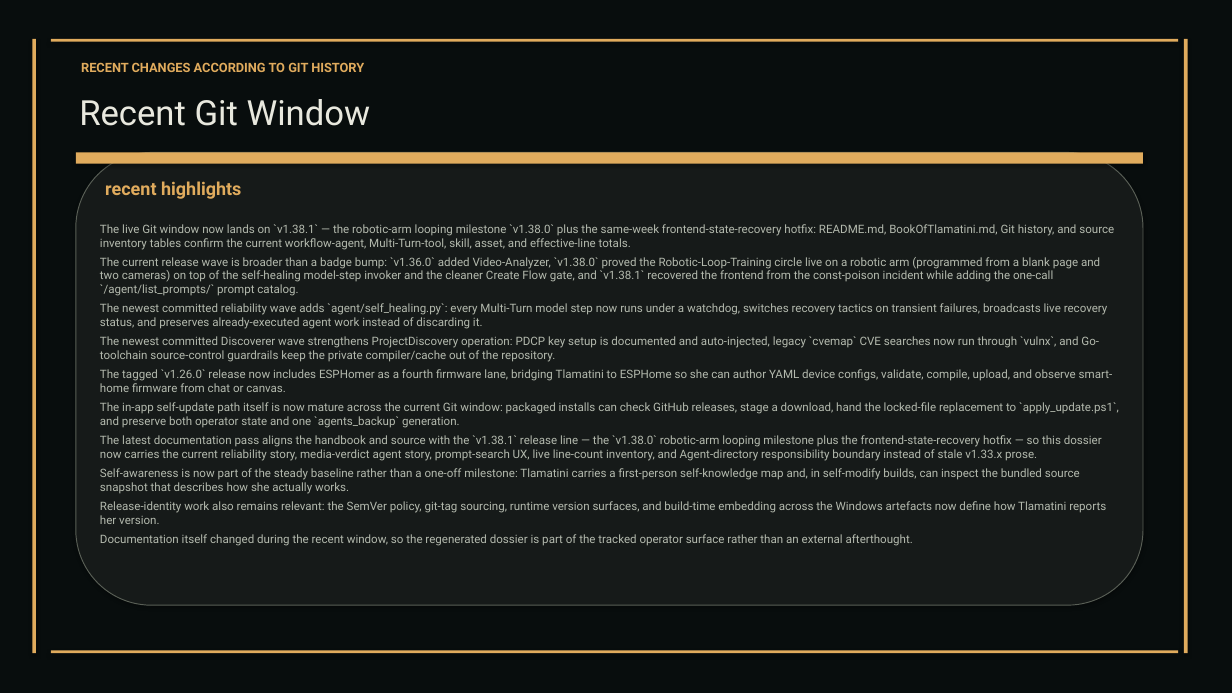
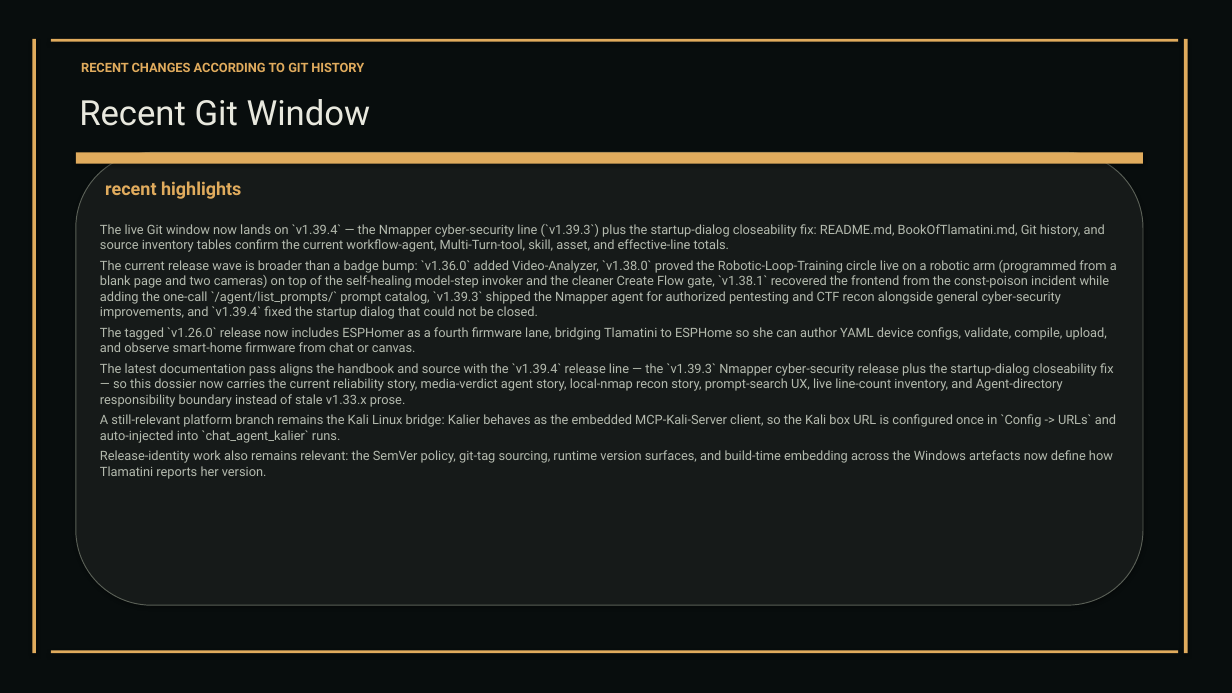
Before and after one commit to XAIHT/Tlamatini, a slide deck: slide 92 of Tlamatini_eXtended_Artificial_Intelligence_Humanly_Tempered.pptx (slide 87 before the commit). Drawn at 1232x693 pixels with LibreOffice and Linux fonts; fonts in the diff are those of the drawing. Boxes give left, top, right and bottom in pixels: in the first picture for what was removed or moved away, otherwise in the second. Text is boxed around its words. In the diff, an @@ line names an element or a change of style, - is before the commit and + after.

Commit message:
Updating visual documentation and soem sec tier-2 fixes, by angelahack1

```diff
--- a/Tlamatini_eXtended_Artificial_Intelligence_Humanly_Tempered.pptx
+++ b/Tlamatini_eXtended_Artificial_Intelligence_Humanly_Tempered.pptx
@@ text at (100, 224, 1117, 319): text changed; size 9 to 10 pt @@
-The live Git window now lands on `v1.38.1` — the robotic-arm looping milestone `v1.38.0` plus the same-week frontend-state-recovery hotfix: README.md, BookOfTlamatini.md, Git history, and source inventory tables confirm the current workflow-agent, Multi-Turn-tool, skill, asset, and effective-line totals.
-The current release wave is broader than a badge bump: `v1.36.0` added Video-Analyzer, `v1.38.0` proved the Robotic-Loop-Training circle live on a robotic arm (programmed from a blank page and two cameras) on top of the self-healing model-step invoker and the cleaner Create Flow gate, and `v1.38.1` recovered the frontend from the const-poison incident while adding the one-call `/agent/list_prompts/` prompt catalog.
-The newest committed reliability wave adds `agent/self_healing.py`: every Multi-Turn model step now runs under a watchdog, switches recovery tactics on transient failures, broadcasts live recovery status, and preserves already-executed agent work instead of discarding it.
-The newest committed Discoverer wave strengthens ProjectDiscovery operation: PDCP key setup is documented and auto-injected, legacy `cvemap` CVE searches now run through `vulnx`, and Go-toolchain source-control guardrails keep the private compiler/cache out of the repository.
+The live Git window now lands on `v1.39.4` — the Nmapper cyber-security line (`v1.39.3`) plus the startup-dialog closeability fix: README.md, BookOfTlamatini.md, Git history, and source inventory tables confirm the current workflow-agent, Multi-Turn-tool, skill, asset, and effective-line totals.
+The current release wave is broader than a badge bump: `v1.36.0` added Video-Analyzer, `v1.38.0` proved the Robotic-Loop-Training circle live on a robotic arm (programmed from a blank page and two cameras) on top of the self-healing model-step invoker and the cleaner Create Flow gate, `v1.38.1` recovered the frontend from the const-poison incident while adding the one-call `/agent/list_prompts/` prompt catalog, `v1.39.3` shipped the Nmapper agent for authorized pentesting and CTF recon alongside general cyber-security improvements, and `v1.39.4` fixed the startup dialog that could not be closed.
@@ text at (100, 327, 1113, 479): size 9 to 10 pt in "The tagged `v1.26.0` release now includes ESPHomer ...", "Release-identity work also remains relevant: the SemVer ..." @@
@@ text at (100, 363, 1116, 443): text changed; size 9 to 10 pt @@
-The in-app self-update path itself is now mature across the current Git window: packaged installs can check GitHub releases, stage a download, hand the locked-file replacement to `apply_update.ps1`, and preserve both operator state and one `agents_backup` generation.
-The latest documentation pass aligns the handbook and source with the `v1.38.1` release line — the `v1.38.0` robotic-arm looping milestone plus the frontend-state-recovery hotfix — so this dossier now carries the current reliability story, media-verdict agent story, prompt-search UX, live line-count inventory, and Agent-directory responsibility boundary instead of stale v1.33.x prose.
-Self-awareness is now part of the steady baseline rather than a one-off milestone: Tlamatini carries a first-person self-knowledge map and, in self-modify builds, can inspect the bundled source snapshot that describes how she actually works.
+The latest documentation pass aligns the handbook and source with the `v1.39.4` release line — the `v1.39.3` Nmapper cyber-security release plus the startup-dialog closeability fix — so this dossier now carries the current reliability story, media-verdict agent story, local-nmap recon story, prompt-search UX, live line-count inventory, and Agent-directory responsibility boundary instead of stale v1.33.x prose.
+A still-relevant platform branch remains the Kali Linux bridge: Kalier behaves as the embedded MCP-Kali-Server client, so the Kali box URL is configured once in `Config -> URLs` and auto-injected into `chat_agent_kalier` runs.
@@ text at (100, 534, 913, 546): paragraph removed @@
-Documentation itself changed during the recent window, so the regenerated dossier is part of the tracked operator surface rather than an external afterthought.
```
Also in this commit, not shown: 60 other slides changed, 6 slides added, 1 slide removed, 8 other files.
